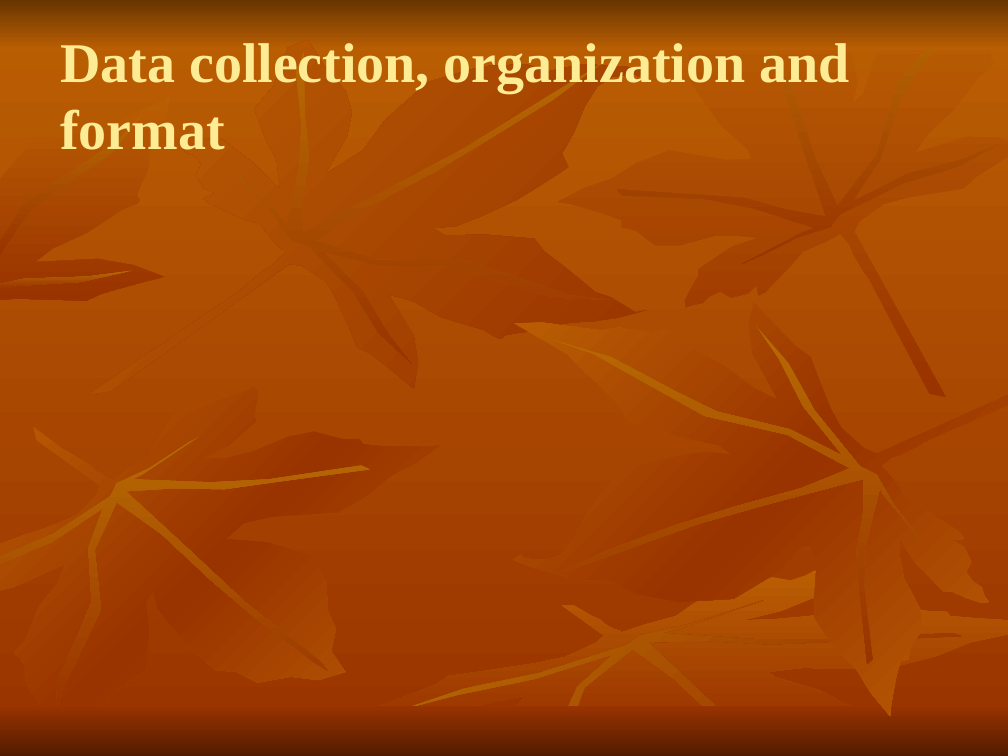
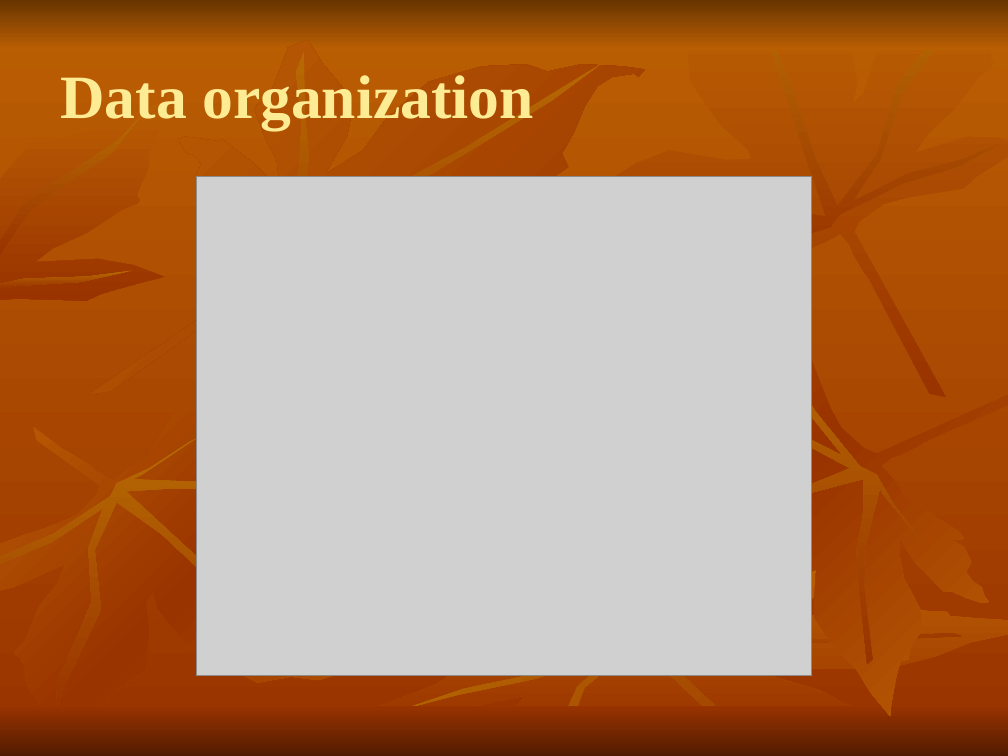
Before and after one commit to shaileshBhokare/honours, a slide deck: slide 14 of Dissertition/report/presentation.ppt (slide 13 before the commit). Drawn at 1008x756 pixels with LibreOffice and Linux fonts; fonts in the diff are those of the drawing; grey boxes stand for pictures. Boxes give left, top, right and bottom in pixels: in the first picture for what was removed or moved away, otherwise in the second. Text is boxed around its words. In the diff, an @@ line names an element or a change of style, - is before the commit and + after.

```diff
--- a/Dissertition/report/presentation.ppt
+++ b/Dissertition/report/presentation.ppt
@@ title at (x1=60, y1=75, x2=534, y2=129): text changed; size 40 to 44 pt @@
-Data collection, organization and format
+Data organization
@@ picture added at (x1=197, y1=176, x2=811, y2=675) @@
```
Also in this commit, not shown: 4 other slides changed, 9 slides added, 5 slides removed, 1 other file.
